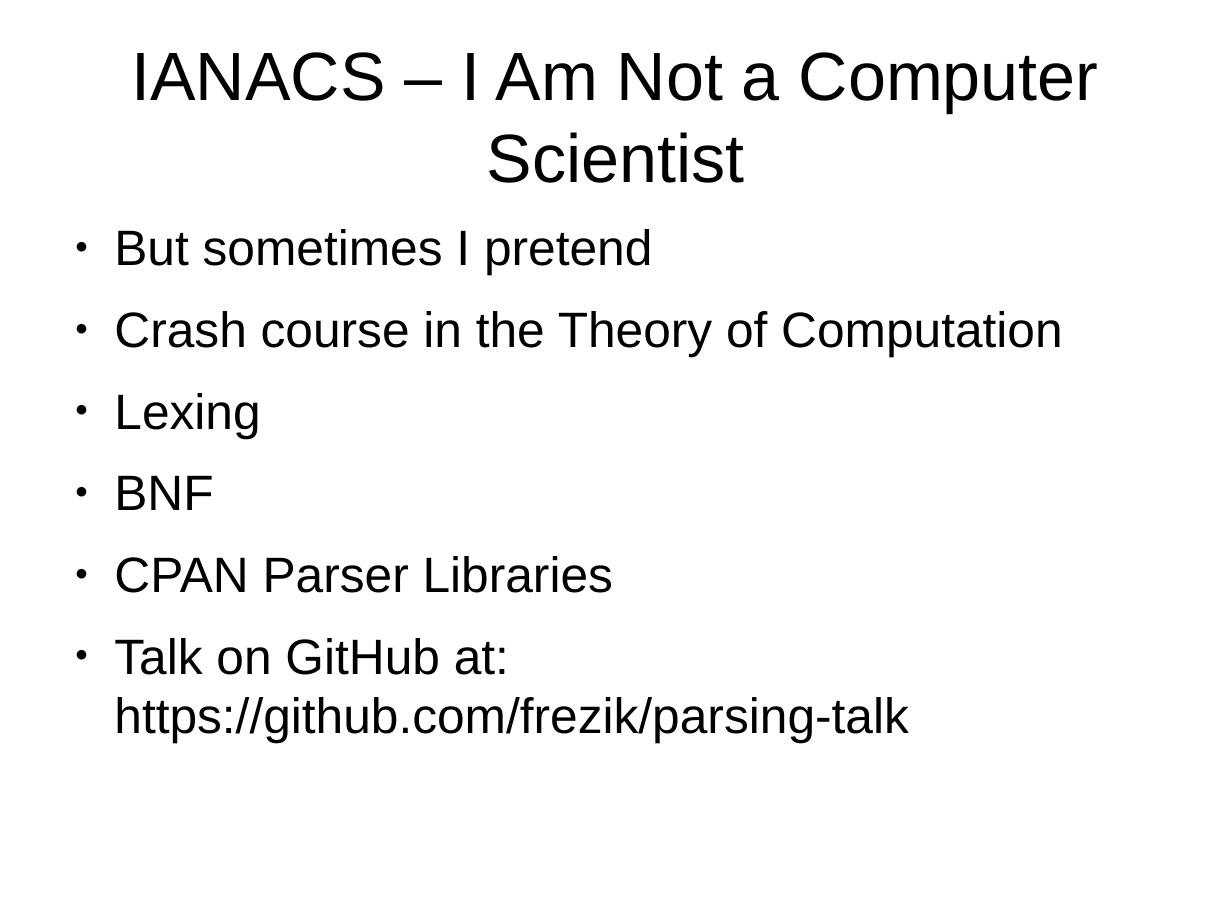
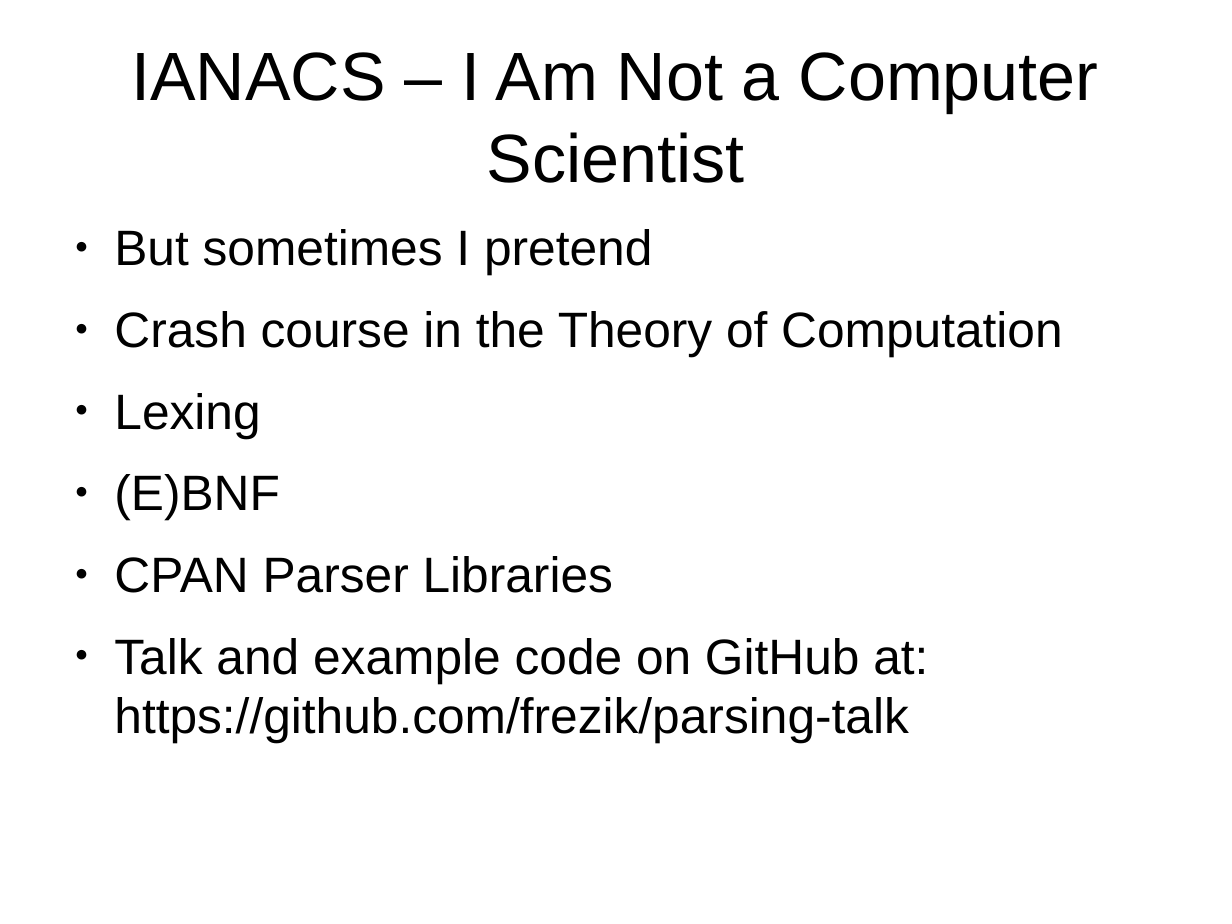
Before and after one commit to frezik/parsing-talk, a slide deck: slide 2 of presentation/parsing_talk.odp. Drawn at 1232x924 pixels with LibreOffice and Linux fonts; fonts in the diff are those of the drawing. Boxes give left, top, right and bottom in pixels: in the first picture for what was removed or moved away, otherwise in the second. Text is boxed around its words. In the diff, an @@ line names an element or a change of style, - is before the commit and + after.

```diff
--- a/presentation/parsing_talk.odp
+++ b/presentation/parsing_talk.odp
@@ text at (114, 474, 280, 520): text changed @@
-● BNF
+● (E)BNF
@@ text at (114, 638, 928, 743): text changed @@
-● Talk on GitHub at: https://github.com/frezik/parsing-talk
+● Talk and example code on GitHub at: https://github.com/frezik/parsing-talk
```
Also in this commit, not shown: 6 other slides changed, 2 other files.
